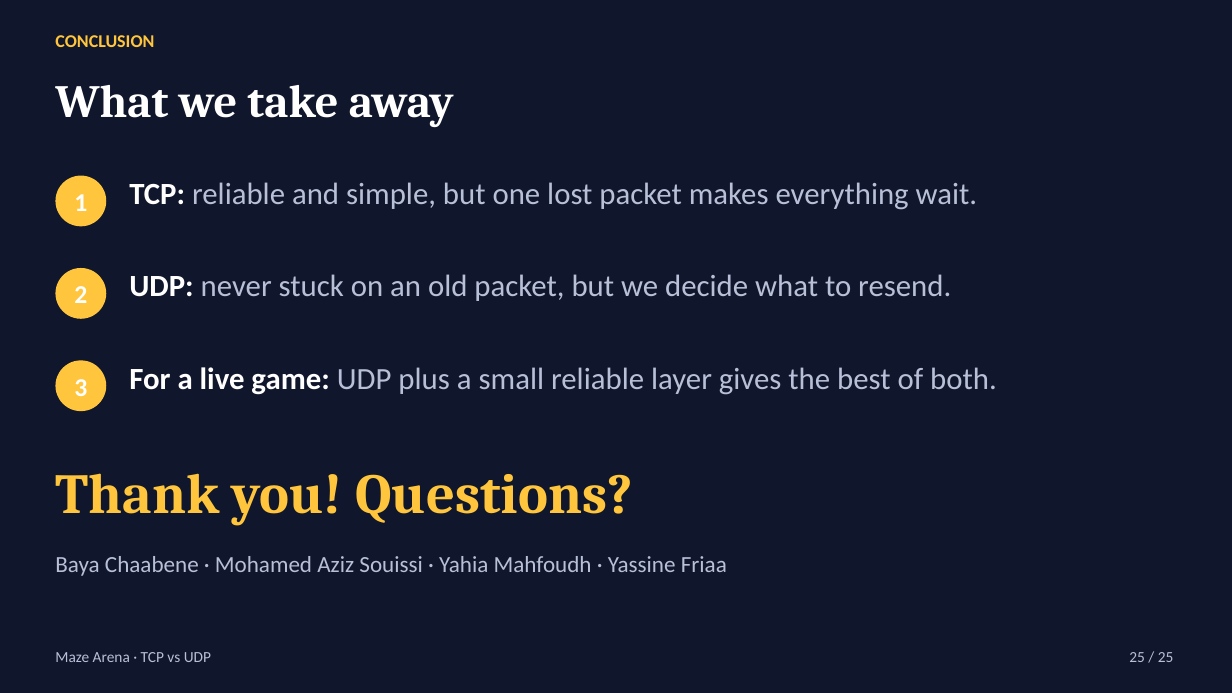
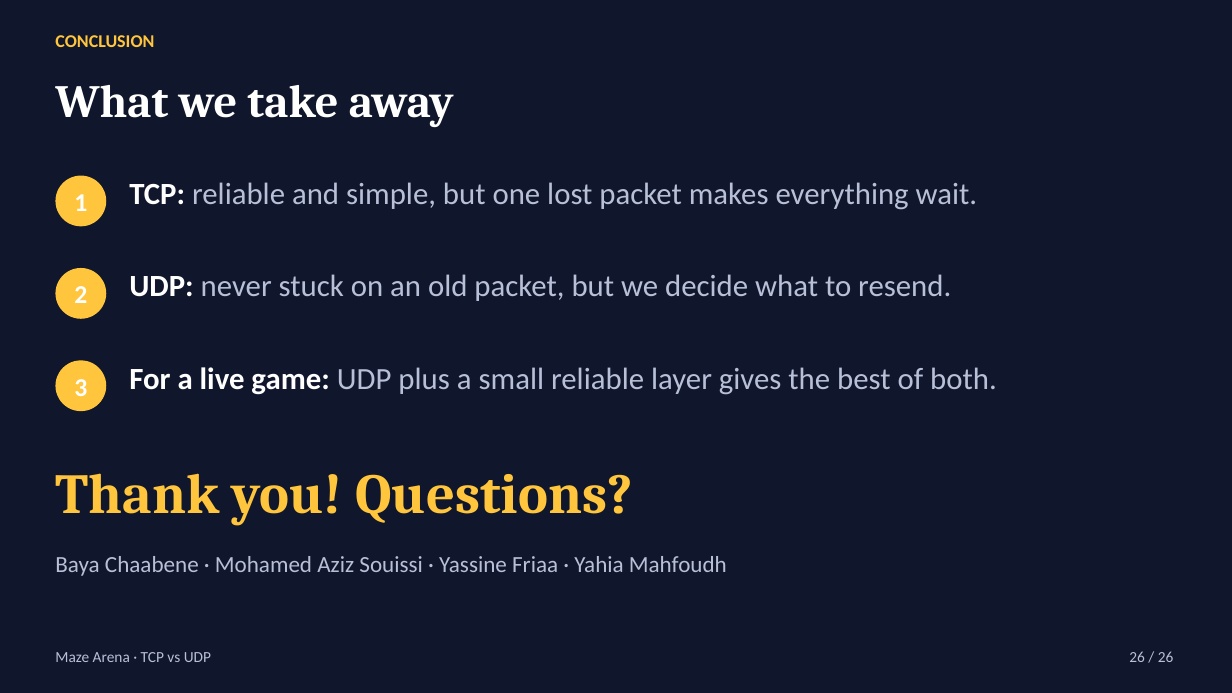
Before and after one commit to bayaCh05/maze-arena, a slide deck: slide 26 of slides/maze_arena_tcp_vs_udp.pptx (slide 25 before the commit). Drawn at 1232x693 pixels with LibreOffice and Linux fonts; fonts in the diff are those of the drawing. Boxes give left, top, right and bottom in pixels: in the first picture for what was removed or moved away, otherwise in the second. Text is boxed around its words. In the diff, an @@ line names an element or a change of style, - is before the commit and + after.

```diff
--- a/slides/maze_arena_tcp_vs_udp.pptx
+++ b/slides/maze_arena_tcp_vs_udp.pptx
@@ text at bbox=[55, 556, 727, 576]: text changed @@
-Baya Chaabene · Mohamed Aziz Souissi · Yahia Mahfoudh · Yassine Friaa
+Baya Chaabene · Mohamed Aziz Souissi · Yassine Friaa · Yahia Mahfoudh
@@ text at bbox=[1129, 651, 1174, 662]: text changed @@
-25 / 25
+26 / 26
```
Also in this commit, not shown: 24 other slides changed, 1 slide added, 4 other files.
